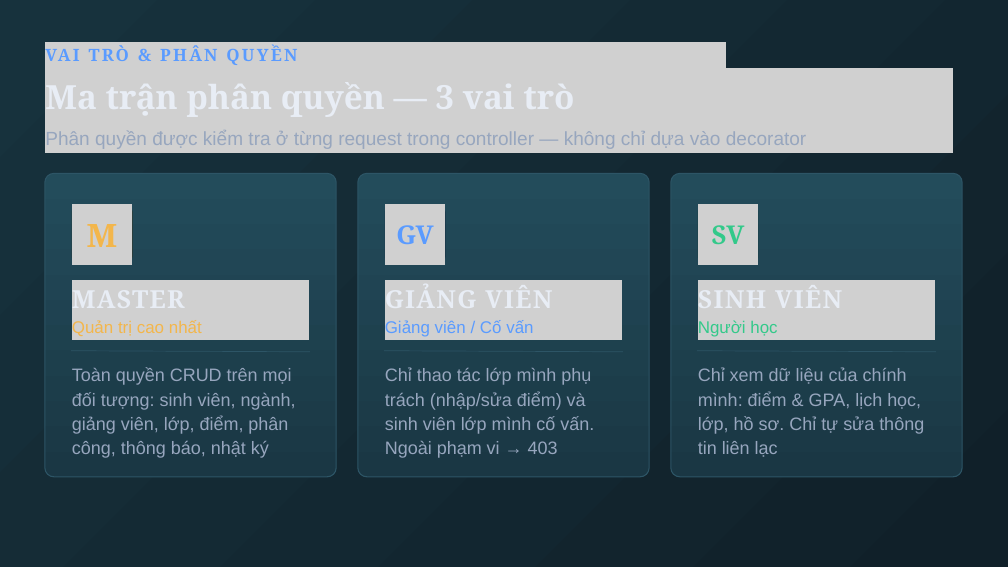
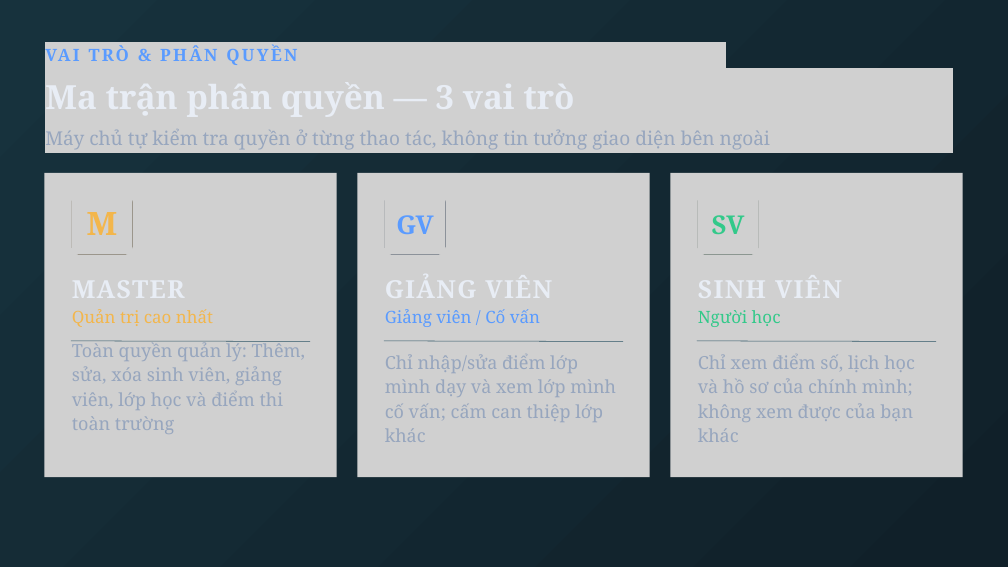
Before and after one commit to Luffyreals/EduFlaw-CSATTT, a slide deck: slide 6 of EduFlaw-OWASP2025.pptx. Drawn at 1008x567 pixels with LibreOffice and Linux fonts; fonts in the diff are those of the drawing; grey boxes stand for pictures. Boxes give left, top, right and bottom in pixels: in the first picture for what was removed or moved away, otherwise in the second. Text is boxed around its words. In the diff, an @@ line names an element or a change of style, - is before the commit and + after.

Commit message:
style(slides): update 86 text blocks in EduFlaw-OWASP2025.pptx to be concise and jargon-free

```diff
--- a/EduFlaw-OWASP2025.pptx
+++ b/EduFlaw-OWASP2025.pptx
@@ text at (45,129,770,149): text changed; font Arial to Noto Serif @@
-Phân quyền được kiểm tra ở từng request trong controller — không chỉ dựa vào decorator
+Máy chủ tự kiểm tra quyền ở từng thao tác, không tin tưởng giao diện bên ngoài
@@ picture added at (44,173,337,477) @@
@@ freeform shape removed at (45,173,336,477) @@
@@ picture added at (357,173,650,477) @@
@@ freeform shape removed at (358,173,649,477) @@
@@ picture added at (670,173,963,477) @@
@@ freeform shape removed at (671,173,962,477) @@
@@ picture added at (72,194,133,255) @@
@@ font Arial to Noto Serif in 3 elements at (72,309,213,327), (698,310,781,327), (385,309,540,327) @@
@@ line (71, 341) - (310, 341): stroke #2D5566 1 pt to #2D5566 0.75 pt @@
@@ text at (72,340,306,434): text changed; font Arial to Noto Serif @@
-Toàn quyền CRUD trên mọi đối tượng: sinh viên, ngành, giảng viên, lớp, điểm, phân công, thông báo, nhật ký
+Toàn quyền quản lý: Thêm, sửa, xóa sinh viên, giảng viên, lớp học và điểm thi toàn trường
@@ line (384, 341) - (623, 341): stroke #2D5566 1 pt to #2D5566 0.75 pt @@
@@ text at (385,354,616,442): text changed; font Arial to Noto Serif @@
-Chỉ thao tác lớp mình phụ trách (nhập/sửa điểm) và sinh viên lớp mình cố vấn. Ngoài phạm vi → 403
+Chỉ nhập/sửa điểm lớp mình dạy và xem lớp mình cố vấn; cấm can thiệp lớp khác
@@ 9 pictures, 6 texts, 3 freeform shapes, 3 lines: place and size @@
-9 pictures, 6 texts, 3 freeform shapes, 3 lines at (71,204,936,352)
+9 pictures, 6 texts, 3 freeform shapes, 3 lines at (71,193,936,341)
@@ line (697, 341) - (936, 341): stroke #2D5566 1 pt to #2D5566 0.75 pt @@
@@ text at (698,354,915,442): text changed; font Arial to Noto Serif @@
-Chỉ xem dữ liệu của chính mình: điểm & GPA, lịch học, lớp, hồ sơ. Chỉ tự sửa thông tin liên lạc
+Chỉ xem điểm số, lịch học và hồ sơ của chính mình; không xem được của bạn khác
```
Also in this commit, not shown: 19 other slides changed, 4 slides added, 4 slides removed.
